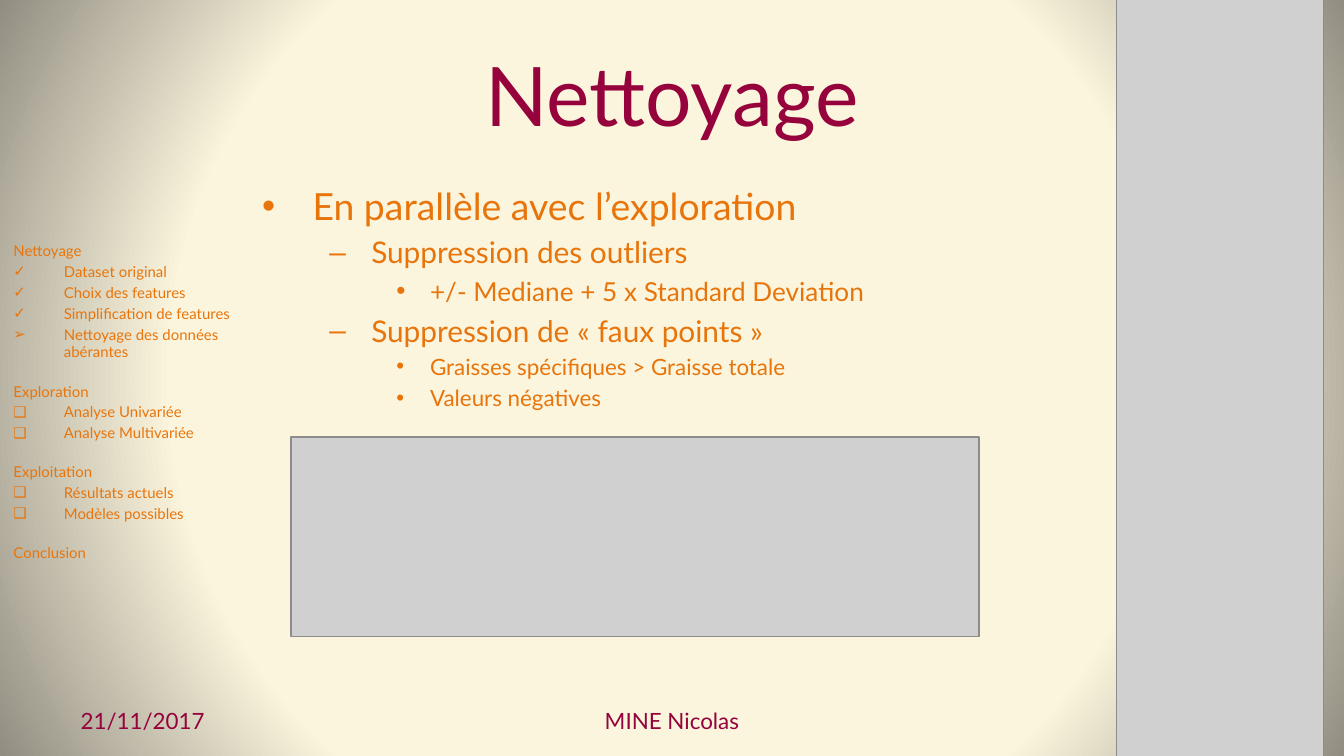
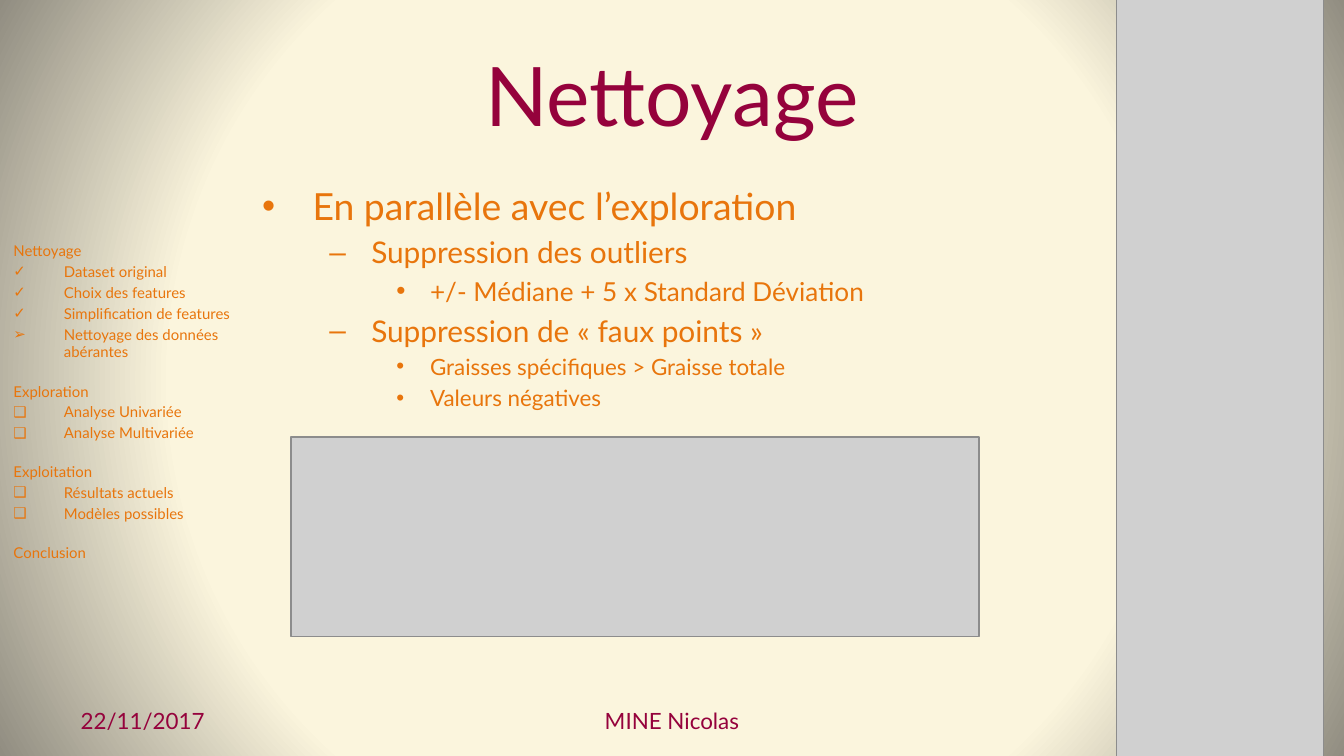
Before and after one commit to Coni63/OC_DS, a slide deck: slide 6 of Projet 2 - donnees nutritionnelles/Presentation-Projet_2.pptx. Drawn at 1344x756 pixels with LibreOffice and Linux fonts; fonts in the diff are those of the drawing; grey boxes stand for pictures. Boxes give left, top, right and bottom in pixels: in the first picture for what was removed or moved away, otherwise in the second. Text is boxed around its words. In the diff, an @@ line names an element or a change of style, - is before the commit and + after.

```diff
--- a/Projet 2 - donnees nutritionnelles/Presentation-Projet_2.pptx
+++ b/Projet 2 - donnees nutritionnelles/Presentation-Projet_2.pptx
@@ text at [473, 281, 863, 301]: text changed @@
-    • +/- Mediane + 5 x Standard Deviation
+    • +/- Médiane + 5 x Standard Déviation
@@ text at [81, 712, 205, 730]: text changed @@
-21/11/2017
+22/11/2017
```
Also in this commit, not shown: 25 other slides changed.
